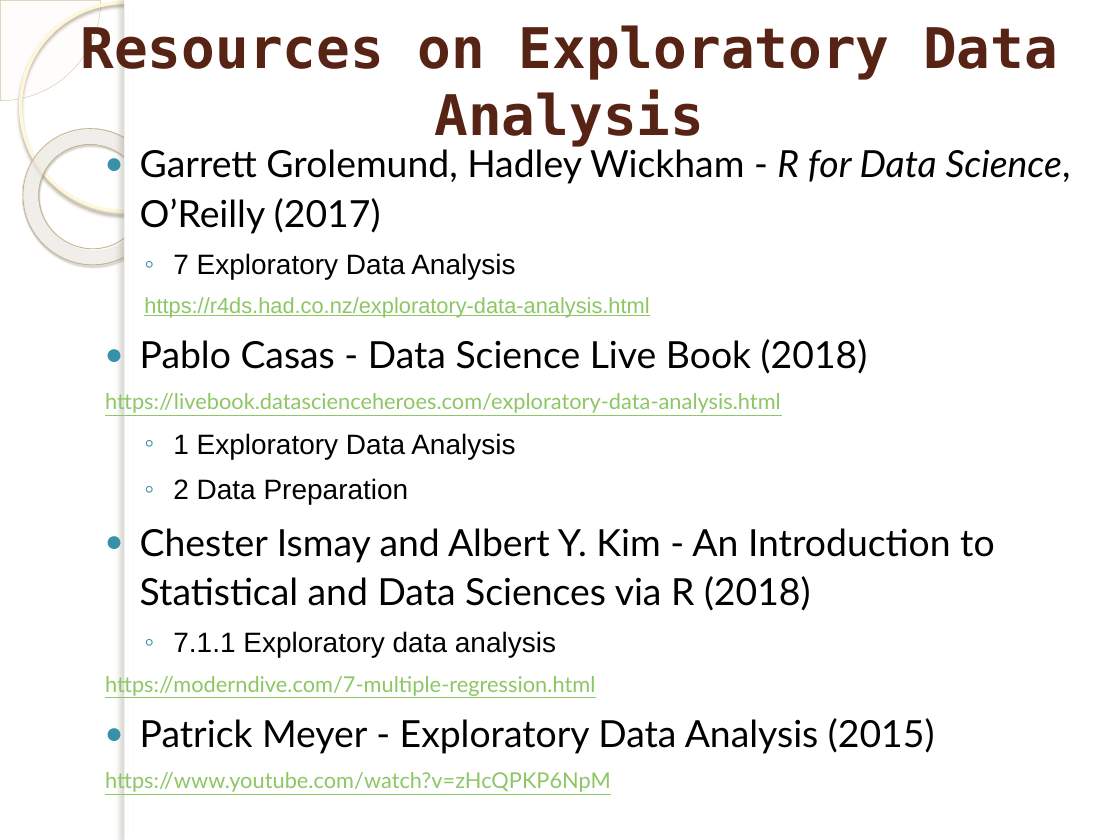
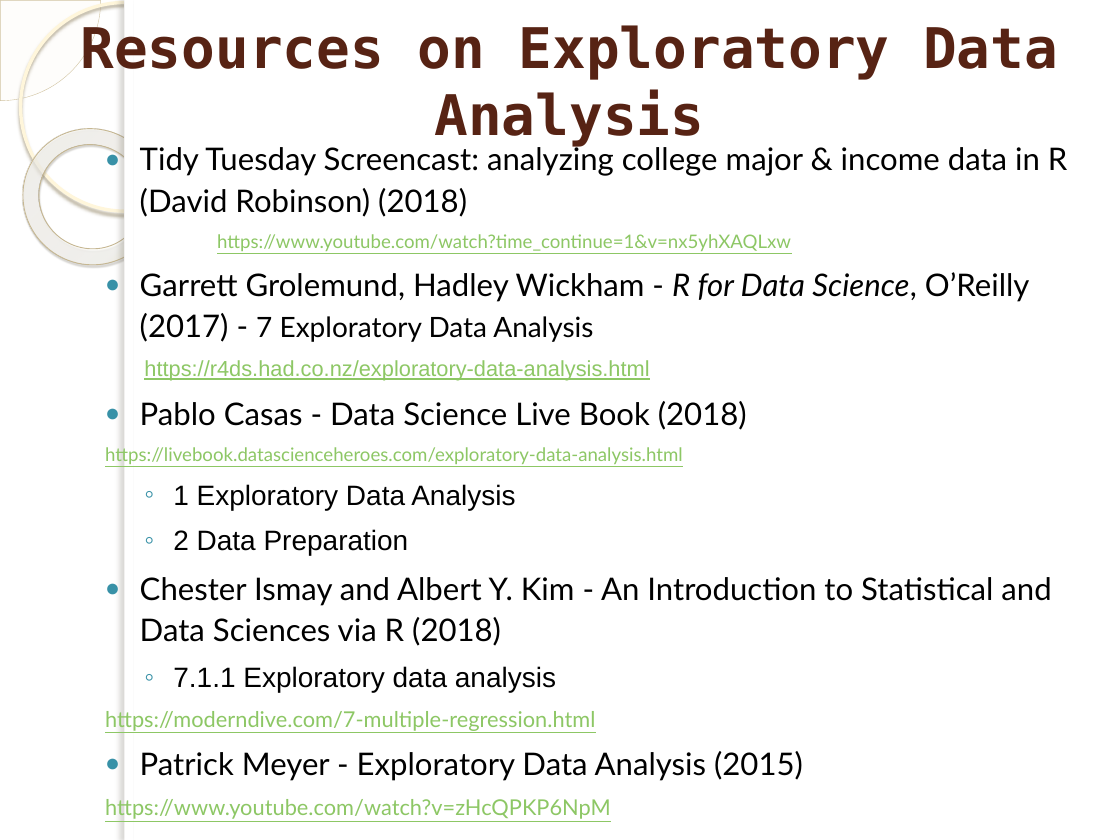
Before and after one commit to marinfotache/Data-Processing-Analysis-Science-with-R, a slide deck: slide 13 of 09 Exploratory Data Analysis/09 Exploratory Data Analysis.pptx. Drawn at 1120x840 pixels with LibreOffice and Linux fonts; fonts in the diff are those of the drawing; background and template pictures are left out. Boxes give left, top, right and bottom in pixels: in the first picture for what was removed or moved away, otherwise in the second. Text is boxed around its words. In the diff, an @@ line names an element or a change of style, - is before the commit and + after.

```diff
--- a/09 Exploratory Data Analysis/09 Exploratory Data Analysis.pptx
+++ b/09 Exploratory Data Analysis/09 Exploratory Data Analysis.pptx
@@ text at box(140, 143, 1067, 342): text changed; size 24 to 20 pt @@
-● Garrett Grolemund, Hadley Wickham - R for Data Science, O’Reilly (2017)
-  ◦ 7 Exploratory Data Analysis
+● Tidy Tuesday Screencast: analyzing college major & income data in R (David Robinson) (2018)
+https://www.youtube.com/watch?time_continue=1&v=nx5yhXAQLxw
+● Garrett Grolemund, Hadley Wickham - R for Data Science, O’Reilly (2017) - 7 Exploratory Data Analysis
@@ text at box(105, 401, 1051, 781): size 24 to 20 pt in "Pablo Casas - Data Science Live Book ...", "Chester Ismay and Albert Y. Kim - ...", "Patrick Meyer - Exploratory Data Analysis (2015)"; size 14 to 12 pt in "https://livebook.datascienceheroes.com/exploratory-data-anal ..." @@
```
Also in this commit, not shown: 1 slide added.
